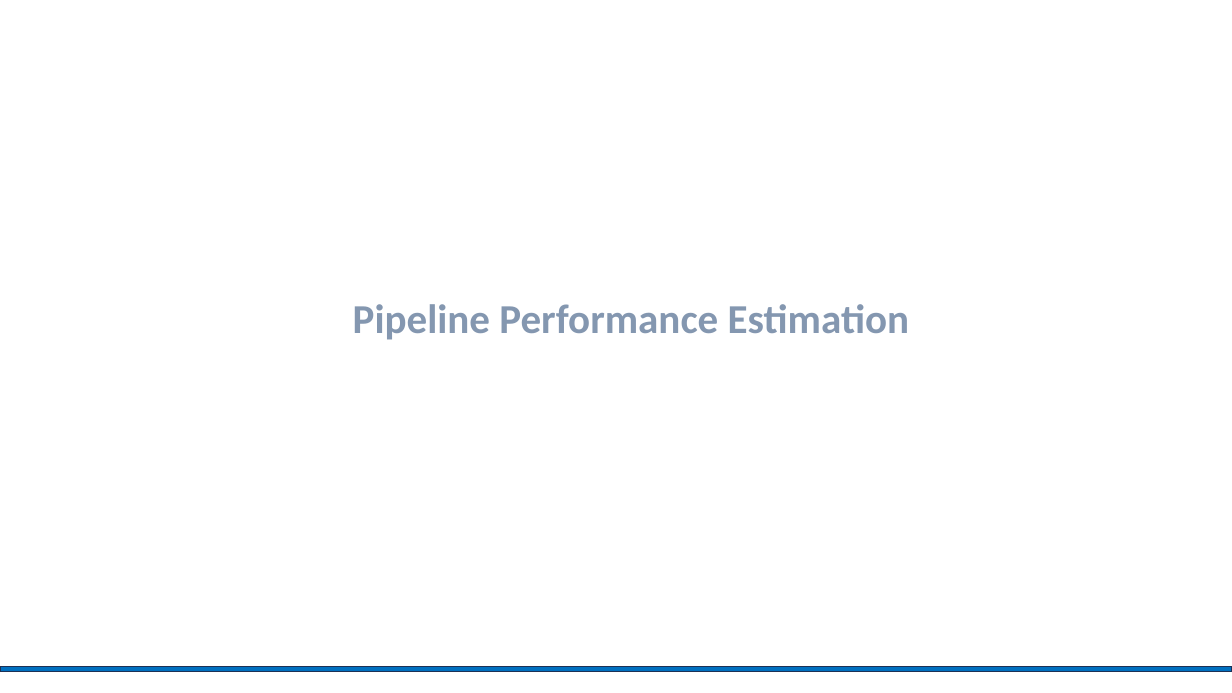
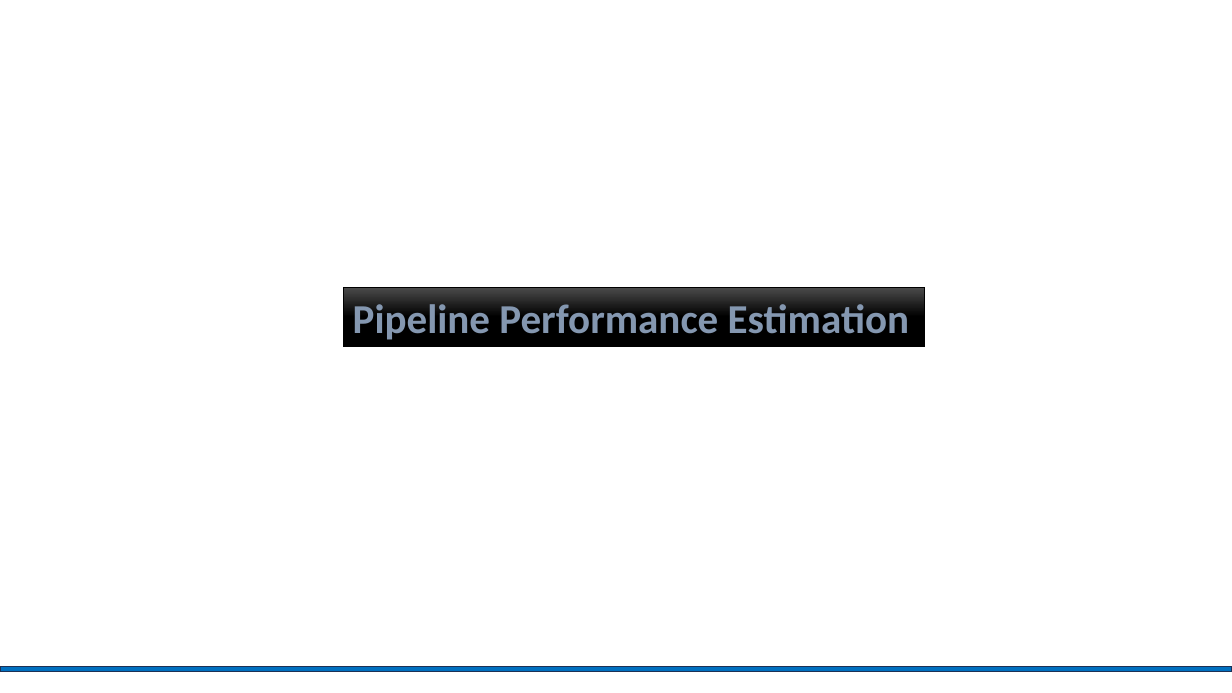
Before and after one commit to shahidmasud/shahidmasud.github.io, a slide deck: slide 60 of CompOrg_Lec17_Spr2024.ppsx (slide 62 before the commit). Drawn at 1232x693 pixels with LibreOffice and Linux fonts; fonts in the diff are those of the drawing; background and template pictures are left out. Boxes give left, top, right and bottom in pixels: in the first picture for what was removed or moved away, otherwise in the second. Text is boxed around its words. In the diff, an @@ line names an element or a change of style, - is before the commit and + after.

```diff
--- a/CompOrg_Lec17_Spr2024.ppsx
+++ b/CompOrg_Lec17_Spr2024.ppsx
@@ rectangle "Pipeline Performance Estimation": place and size @@
-rectangle "Pipeline Performance Estimation" at box(353, 304, 909, 340)
+rectangle "Pipeline Performance Estimation" at box(344, 287, 925, 347)
@@ rectangle "Pipeline Performance Estimation" at box(344, 287, 925, 347): fill none to gradient #4B4B4B to #000000; outline none to #000000 0.5 pt @@
```
Also in this commit, not shown: 14 other slides changed, 1 slide added, 2 other files.
